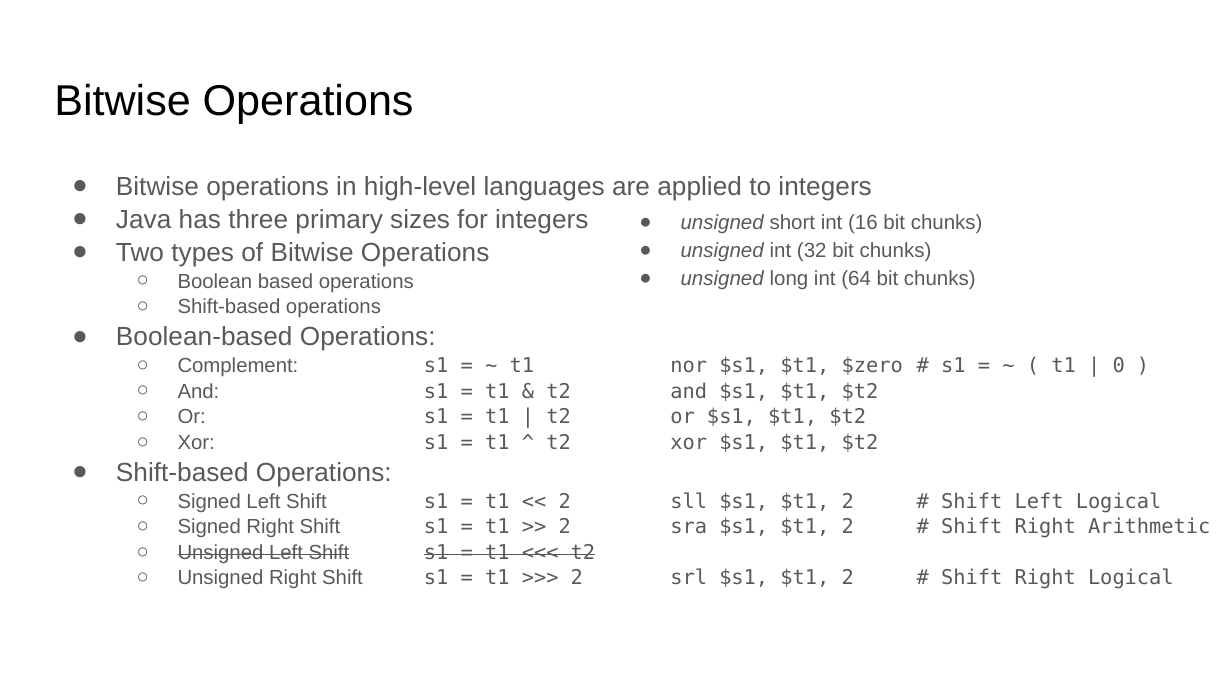
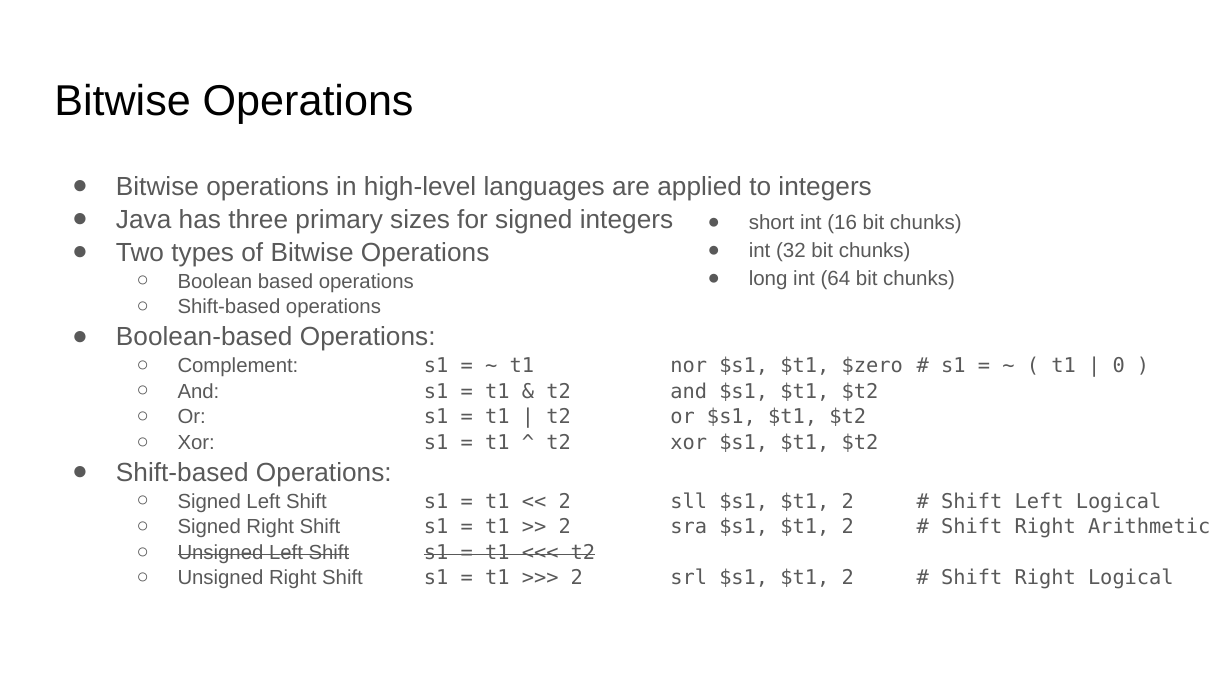
Before and after one commit to COMP122/comp122-s23, a slide deck: slide 1 of format-encodings/documents/ARCHIVE/bitwise-operations.pptx. Drawn at 1232x693 pixels with LibreOffice and Linux fonts; fonts in the diff are those of the drawing. Boxes give left, top, right and bottom in pixels: in the first picture for what was removed or moved away, otherwise in the second. Text is boxed around its words. In the diff, an @@ line names an element or a change of style, - is before the commit and + after.

```diff
--- a/format-encodings/documents/ARCHIVE/bitwise-operations.pptx
+++ b/format-encodings/documents/ARCHIVE/bitwise-operations.pptx
@@ text at [116, 209, 673, 234]: text changed @@
-● Java has three primary sizes for integers
+● Java has three primary sizes for signed integers
@@ text at [749, 214, 962, 290]: text changed @@
-● unsigned short int (16 bit chunks)
-● unsigned int (32 bit chunks)
-● unsigned long int (64 bit chunks)
+● short int (16 bit chunks)
+● int (32 bit chunks)
+● long int (64 bit chunks)
```
Also in this commit, not shown: 3 other slides changed, 1 other file.
